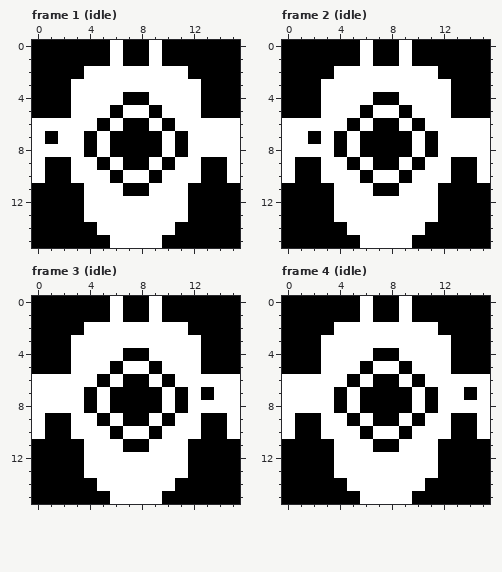
Two states of a pixel-art file, resources/ase/enemies/tinyShip.aseprite. Above is the file before it was changed.
16x16 pixels, 20 frames. Shown: frame 1 (idle), frame 2 (idle), frame 3 (idle), frame 4 (idle). The commit also changed other frames, which this record leaves out.
The same view after the edit:
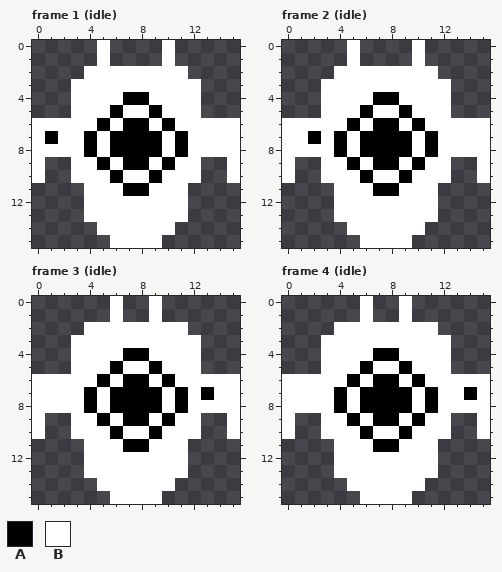
Palette (. is transparent): A #000000  B #ffffff
Edits made:
layer "Layer 1" now hidden
Frame 1 (idle):
The author changed colour A to colour B in rows 0 to 1 at x 5 and 10.
The author cleared colour A in rows 0 to 1 at x 0 to 4, 7 to 8 and 11 to 15; in row 2 at x 0 to 3 and 12 to 15; in rows 3 to 5 at x 0 to 2 and 13 to 15; in rows 9 to 10 at x 1 to 2 and 13 to 14; in rows 11 to 13 at x 0 to 3 and 12 to 15; in row 14 at x 0 to 4 and 11 to 15.
The author cleared colour A in row 15 at x 0 to 5 and 10 to 15.
The author cleared colour B in rows 0 to 1 at x 6 and 9.
Frame 2 (idle): the same change as frame 1 (idle)
Frame 3 (idle):
The author cleared colour A in rows 0 to 1 at x 0 to 5, 7 to 8 and 10 to 15; in row 2 at x 0 to 3 and 12 to 15; in rows 3 to 5 at x 0 to 2 and 13 to 15; in rows 9 to 10 at x 1 to 2 and 13 to 14; in rows 11 to 13 at x 0 to 3 and 12 to 15; in row 14 at x 0 to 4 and 11 to 15.
The author cleared colour A in row 15 at x 0 to 5 and 10 to 15.
Frame 4 (idle): the same change as frame 3 (idle)
